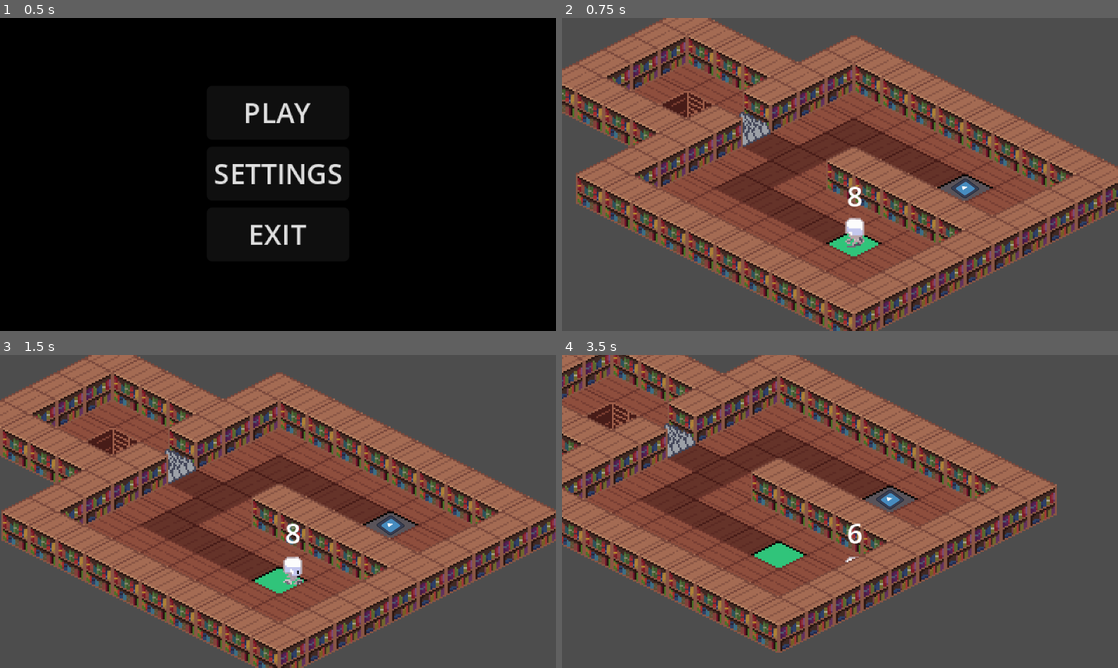
Above: before the commit, frames 1-4 (two rows, left to right).
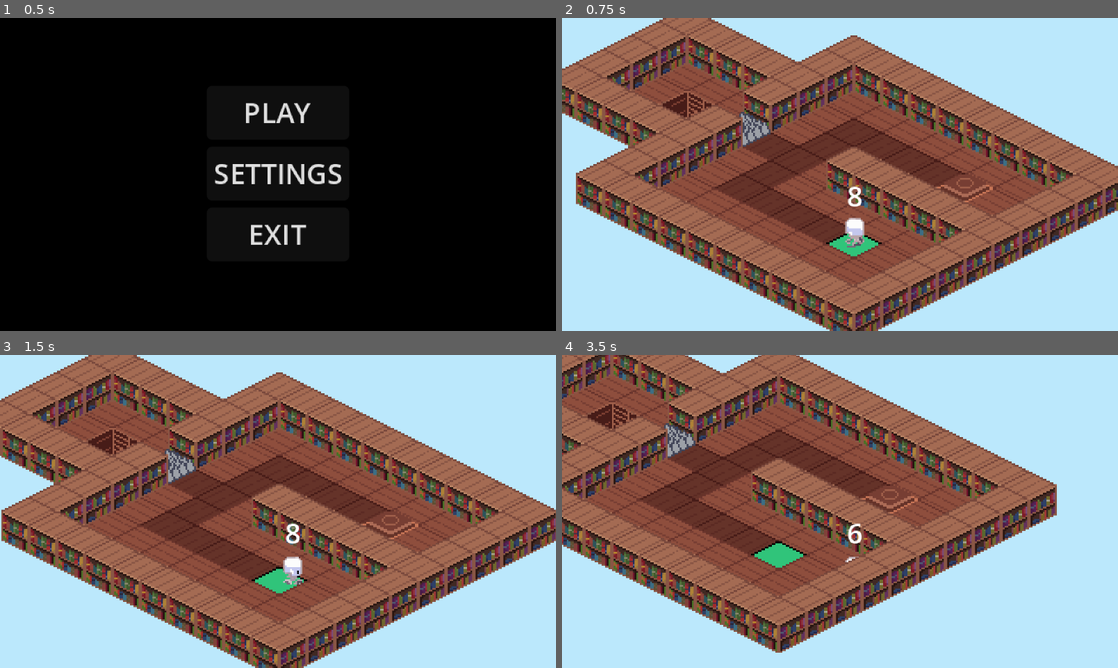
Above: after the commit, the same moments.

Repository: kokiheey/game-jam-repo
Game: Godot game, scene res://main_menu.tscn
Same seed, same stepped clock (60 frames per second), same inputs: the game is played once before the commit and once after it. The engine's default icon, where the game draws it, is replaced by a stand-in: a white triangle on a blue panel in a dark square.
Inputs:
- Up to frame 1 (0.5 s): no input
- Up to frame 2 (0.75 s): click "PLAY" at 0.5 s
- Up to frame 3 (1.5 s): tap Enter at 1.25 s; hold Right (ui_right) from 1.28 s (still down); hold E (interact) from 1.28 s (still down)
- Up to frame 4 (3.5 s): release Right (ui_right) at 2.03 s; release E (interact) at 2.03 s; hold Down (ui_down) 2.03-2.78 s; tap E (interact) at 2.1 s; hold Right (ui_right) from 2.78 s (still down); hold E (interact) from 2.78 s (still down)

Frame 1 is identical in both runs. In frame 2, 37% of the frame differs, in the area x 0-100%, y 0-100%; in frame 3, 37%; in frame 4, 44%.

Commit message:
Fix pressure plate

Diff:
--- a/gmtk2025/Scenes/Levels/level_0.tscn
+++ b/gmtk2025/Scenes/Levels/level_0.tscn
@@ -13,6 +13,13 @@
 
 [node name="Level0" type="Node2D"]
 
+[node name="Sky" type="ColorRect" parent="."]
+offset_left = -488.0
+offset_top = -248.0
+offset_right = 584.0
+offset_bottom = 288.0
+color = Color(0.732604, 0.909676, 0.985402, 1)
+
 [node name="Floor" type="Node2D" parent="."]
 y_sort_enabled = true
 
@@ -23,7 +30,7 @@
 [node name="Toggles" type="Node2D" parent="."]
 
 [node name="PressurePlate2" parent="Toggles" node_paths=PackedStringArray("toggles") instance=ExtResource("3_kj5ij")]
-position = Vector2(160, 64)
+position = Vector2(160, 72)
 toggles = [NodePath("../../Objects/Door")]
 
 [node name="Objects" type="Node2D" parent="."]
--- a/gmtk2025/Scenes/Levels/level_1.tscn
+++ b/gmtk2025/Scenes/Levels/level_1.tscn
@@ -13,6 +13,13 @@
 
 [node name="Level1" type="Node2D"]
 
+[node name="Sky" type="ColorRect" parent="."]
+offset_left = -488.0
+offset_top = -248.0
+offset_right = 584.0
+offset_bottom = 288.0
+color = Color(0.732604, 0.909676, 0.985402, 1)
+
 [node name="Floor" type="Node2D" parent="."]
 y_sort_enabled = true
 
@@ -23,11 +30,11 @@
 [node name="Toggles" type="Node2D" parent="."]
 
 [node name="PressurePlate1" parent="Toggles" node_paths=PackedStringArray("toggles") instance=ExtResource("2_xgxfi")]
-position = Vector2(256, 48)
+position = Vector2(256, 56)
 toggles = [NodePath("../../Objects/Door")]
 
 [node name="PressurePlate2" parent="Toggles" node_paths=PackedStringArray("toggles") instance=ExtResource("2_xgxfi")]
-position = Vector2(80, 72)
+position = Vector2(80, 80)
 toggles = [NodePath("../../Objects/Door2")]
 
 [node name="Objects" type="Node2D" parent="."]
--- a/gmtk2025/Scenes/Levels/level_2.tscn
+++ b/gmtk2025/Scenes/Levels/level_2.tscn
@@ -13,6 +13,13 @@
 
 [node name="Level2" type="Node2D"]
 
+[node name="Sky" type="ColorRect" parent="."]
+offset_left = -488.0
+offset_top = -248.0
+offset_right = 584.0
+offset_bottom = 288.0
+color = Color(0.732604, 0.909676, 0.985402, 1)
+
 [node name="Floor" type="Node2D" parent="."]
 y_sort_enabled = true
 
@@ -23,15 +30,15 @@
 [node name="Toggles" type="Node2D" parent="."]
 
 [node name="PressurePlate1" parent="Toggles" node_paths=PackedStringArray("toggles") instance=ExtResource("4_8qsmg")]
-position = Vector2(144, 120)
+position = Vector2(144, 128)
 toggles = [NodePath("../../Objects/Door")]
 
 [node name="PressurePlate2" parent="Toggles" node_paths=PackedStringArray("toggles") instance=ExtResource("4_8qsmg")]
-position = Vector2(80, 88)
+position = Vector2(80, 96)
 toggles = [NodePath("../../Objects/Door2")]
 
 [node name="PressurePlate3" parent="Toggles" node_paths=PackedStringArray("toggles") instance=ExtResource("4_8qsmg")]
-position = Vector2(304, 40)
+position = Vector2(304, 48)
 toggles = [NodePath("../../Objects/Door3")]
 
 [node name="Objects" type="Node2D" parent="."]
--- a/gmtk2025/Scenes/Levels/level_3.tscn
+++ b/gmtk2025/Scenes/Levels/level_3.tscn
@@ -14,6 +14,13 @@
 
 [node name="level_3" type="Node2D"]
 
+[node name="Sky" type="ColorRect" parent="."]
+offset_left = -488.0
+offset_top = -248.0
+offset_right = 584.0
+offset_bottom = 288.0
+color = Color(0.732604, 0.909676, 0.985402, 1)
+
 [node name="Floor" type="Node2D" parent="."]
 y_sort_enabled = true
 
@@ -24,11 +31,11 @@
 [node name="Toggles" type="Node2D" parent="."]
 
 [node name="PressurePlate1" parent="Toggles" node_paths=PackedStringArray("toggles") instance=ExtResource("2_167vu")]
-position = Vector2(320, 96)
+position = Vector2(320, 104)
 toggles = [NodePath("../../Objects/Door")]
 
 [node name="PressurePlate2" parent="Toggles" node_paths=PackedStringArray("toggles") instance=ExtResource("2_167vu")]
-position = Vector2(160, 16)
+position = Vector2(160, 24)
 toggles = [NodePath("../../Objects/Door2")]
 
 [node name="Objects" type="Node2D" parent="."]
--- a/gmtk2025/Scenes/pressure_plate.tscn
+++ b/gmtk2025/Scenes/pressure_plate.tscn
@@ -1,23 +1,38 @@
-[gd_scene load_steps=4 format=3 uid="uid://jvvwlchxqf8d"]
+[gd_scene load_steps=6 format=3 uid="uid://jvvwlchxqf8d"]
 
 [ext_resource type="Script" uid="uid://bbb36r4vnacr" path="res://Scripts/pressure_plate.gd" id="1_fis7i"]
-[ext_resource type="Texture2D" uid="uid://frfakw2cppwa" path="res://icon.svg" id="2_mlt0h"]
+[ext_resource type="Texture2D" uid="uid://dful01lrob178" path="res://Assets/Tilesets/practice iso tiles.png" id="2_85ng3"]
 
-[sub_resource type="RectangleShape2D" id="RectangleShape2D_170pp"]
-size = Vector2(119, 121)
+[sub_resource type="AtlasTexture" id="AtlasTexture_i6fkm"]
+atlas = ExtResource("2_85ng3")
+region = Rect2(112, 16, 32, 32)
+
+[sub_resource type="AtlasTexture" id="AtlasTexture_awgow"]
+atlas = ExtResource("2_85ng3")
+region = Rect2(160, 16, 32, 32)
+
+[sub_resource type="SpriteFrames" id="SpriteFrames_5ydvm"]
+animations = [{
+"frames": [{
+"duration": 1.0,
+"texture": SubResource("AtlasTexture_i6fkm")
+}, {
+"duration": 1.0,
+"texture": SubResource("AtlasTexture_awgow")
+}],
+"loop": true,
+"name": &"default",
+"speed": 5.0
+}]
 
 [node name="PressurePlate" type="Area2D"]
-rotation = -0.586431
-scale = Vector2(0.083, 0.083)
-skew = -0.349066
 script = ExtResource("1_fis7i")
 
-[node name="Sprite2D" type="Sprite2D" parent="."]
-texture = ExtResource("2_mlt0h")
+[node name="AnimatedSprite2D" type="AnimatedSprite2D" parent="."]
+sprite_frames = SubResource("SpriteFrames_5ydvm")
 
-[node name="CollisionShape2D" type="CollisionShape2D" parent="."]
-position = Vector2(0.5, 0.5)
-shape = SubResource("RectangleShape2D_170pp")
+[node name="CollisionPolygon2D" type="CollisionPolygon2D" parent="."]
+polygon = PackedVector2Array(0, 0, 16, -8, 0, -16, -16, -8)
 
 [connection signal="area_entered" from="." to="." method="_on_area_entered"]
 [connection signal="area_exited" from="." to="." method="_on_area_exited"]
--- a/gmtk2025/Scripts/pressure_plate.gd
+++ b/gmtk2025/Scripts/pressure_plate.gd
@@ -2,24 +2,24 @@
 
 @export var toggles: Array[Toggle]
 
-@onready var sprite : Sprite2D = $Sprite2D
+@onready var sprite : AnimatedSprite2D = $AnimatedSprite2D
 
 func _on_body_entered(body: Node2D) -> void:
-	sprite.scale *= 0.88
+	sprite.frame = 1
 	if body is CharacterBody2D: for tg in toggles:
 		tg.toggle_on(false)
 
 func _on_body_exited(body: Node2D) -> void:
-	sprite.scale = Vector2.ONE
+	sprite.frame = 0
 	if body is CharacterBody2D : for tg in toggles:
 		tg.toggle_off(false)
 
 func _on_area_entered(area: Area2D) -> void:
-	sprite.scale *= 0.88
+	sprite.frame = 1
 	for tg in toggles:
 		tg.toggle_on(false)
 
 func _on_area_exited(area: Area2D) -> void:
-	sprite.scale = Vector2.ONE
+	sprite.frame = 0
 	for tg in toggles:
 		tg.toggle_off(false)
Not shown, changed: gmtk2025/export_presets.cfg
